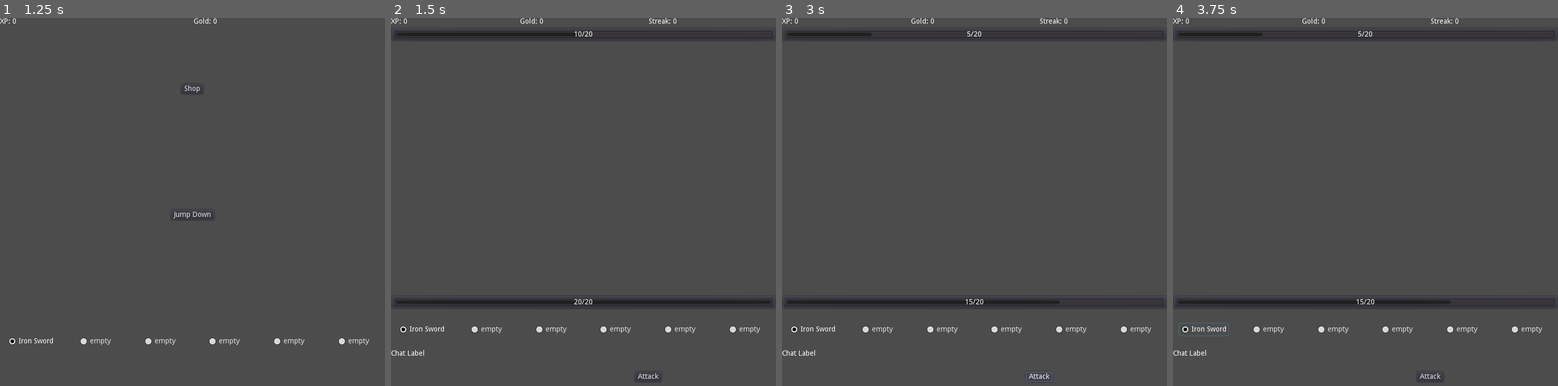
Above: before the commit, frames 1-4 (left to right).
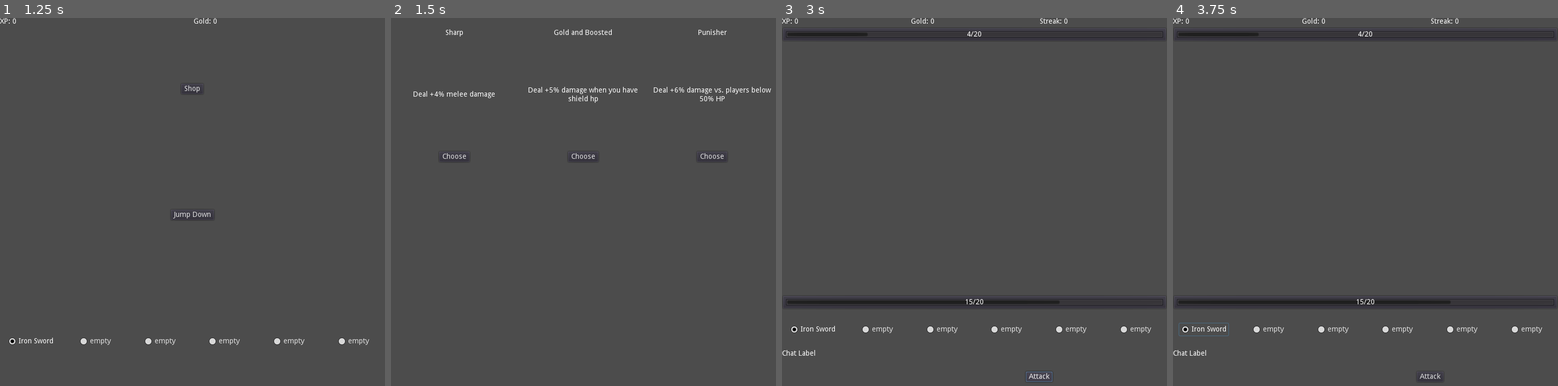
Above: after the commit, the same moments.

Repository: SirDogeGD/projects
Game: Godot game, scene res://scenes/main.tscn
Same seed, same stepped clock (60 frames per second), same inputs: the game is played once before the commit and once after it.
Inputs (mouse positions are in pixels of both pictures, inside the frame that each line leads up to):
- Up to frame 1 (1.25 s): click "Start" at 0.5 s
- Up to frame 2 (1.5 s): click "Jump Down" at 1.25 s
- Up to frame 3 (3 s): click (843, 157) at 2 s, where only the run after the commit has a clickable "Choose"; click "Attack" at 2.75 s
- Up to frame 4 (3.75 s): click "Iron Sword" at 3.5 s

Frame 1 is identical in both runs. In frame 2, 4.4% of the frame differs, in the area x 0-100%, y 0-99%; in frame 3, less than 0.1%; in frame 4, less than 0.1%.

Commit message:
Perks update
added perk choice menu and scenehandler, player now chooses a perk before first fight

Diff:
--- a/idlegame/project.godot
+++ b/idlegame/project.godot
@@ -28,6 +28,7 @@
 guy="res://scripts/guy.gd"
 heal_perks="*res://scripts/heal_perks.gd"
 perk_info="*res://scripts/perk_info.gd"
+scene_handler="*res://scripts/scene_handler.gd"
 
 [display]
 
--- a/idlegame/scenes/choice.tscn
+++ /dev/null
@@ -1,18 +0,0 @@
-[gd_scene format=2]
-
-[node name="Control" type="Control"]
-anchor_right = 1.0
-anchor_bottom = 1.0
-__meta__ = {
-"_edit_use_anchors_": false
-}
-
-[node name="GridContainer" type="GridContainer" parent="."]
-margin_right = 750.0
-margin_bottom = 753.0
-size_flags_horizontal = 3
-size_flags_vertical = 3
-columns = 3
-__meta__ = {
-"_edit_use_anchors_": false
-}
--- a/idlegame/scenes/perk_choose.tscn
+++ b/idlegame/scenes/perk_choose.tscn
@@ -1,10 +1,126 @@
-[gd_scene format=2]
+[gd_scene load_steps=2 format=2]
 
-[node name="Control" type="Control"]
-anchor_right = 1.0
-anchor_bottom = 1.0
-margin_right = 6.10352e-05
-margin_bottom = -450.0
+[ext_resource path="res://scripts/perk_choose.gd" type="Script" id=1]
+
+[node name="main" type="Node2D"]
+script = ExtResource( 1 )
+
+[node name="HBoxContainer" type="HBoxContainer" parent="."]
+margin_right = 750.0
+margin_bottom = 300.0
 __meta__ = {
 "_edit_use_anchors_": false
 }
+
+[node name="VBox" type="VBoxContainer" parent="HBoxContainer"]
+margin_right = 247.0
+margin_bottom = 300.0
+size_flags_horizontal = 3
+size_flags_vertical = 3
+
+[node name="LabelName" type="Label" parent="HBoxContainer/VBox"]
+margin_right = 247.0
+margin_bottom = 58.0
+size_flags_horizontal = 3
+size_flags_vertical = 3
+text = "Test"
+align = 1
+valign = 1
+
+[node name="LabelDesc" type="Label" parent="HBoxContainer/VBox"]
+margin_top = 62.0
+margin_right = 247.0
+margin_bottom = 237.0
+size_flags_horizontal = 3
+size_flags_vertical = 3
+size_flags_stretch_ratio = 3.0
+text = "Test"
+align = 1
+valign = 1
+autowrap = true
+
+[node name="ButtonChoose" type="Button" parent="HBoxContainer/VBox"]
+margin_left = 94.0
+margin_top = 260.0
+margin_right = 153.0
+margin_bottom = 280.0
+size_flags_horizontal = 4
+size_flags_vertical = 6
+text = "Choose"
+
+[node name="VBox2" type="VBoxContainer" parent="HBoxContainer"]
+margin_left = 251.0
+margin_right = 498.0
+margin_bottom = 300.0
+size_flags_horizontal = 3
+size_flags_vertical = 3
+
+[node name="LabelName" type="Label" parent="HBoxContainer/VBox2"]
+margin_right = 247.0
+margin_bottom = 58.0
+size_flags_horizontal = 3
+size_flags_vertical = 3
+text = "Test"
+align = 1
+valign = 1
+
+[node name="LabelDesc" type="Label" parent="HBoxContainer/VBox2"]
+margin_top = 62.0
+margin_right = 247.0
+margin_bottom = 237.0
+size_flags_horizontal = 3
+size_flags_vertical = 3
+size_flags_stretch_ratio = 3.0
+text = "Test"
+align = 1
+valign = 1
+autowrap = true
+
+[node name="ButtonChoose" type="Button" parent="HBoxContainer/VBox2"]
+margin_left = 94.0
+margin_top = 260.0
+margin_right = 153.0
+margin_bottom = 280.0
+size_flags_horizontal = 4
+size_flags_vertical = 6
+text = "Choose"
+
+[node name="VBox3" type="VBoxContainer" parent="HBoxContainer"]
+margin_left = 502.0
+margin_right = 750.0
+margin_bottom = 300.0
+size_flags_horizontal = 3
+size_flags_vertical = 3
+
+[node name="LabelName" type="Label" parent="HBoxContainer/VBox3"]
+margin_right = 248.0
+margin_bottom = 58.0
+size_flags_horizontal = 3
+size_flags_vertical = 3
+text = "Test"
+align = 1
+valign = 1
+
+[node name="LabelDesc" type="Label" parent="HBoxContainer/VBox3"]
+margin_top = 62.0
+margin_right = 248.0
+margin_bottom = 237.0
+size_flags_horizontal = 3
+size_flags_vertical = 3
+size_flags_stretch_ratio = 3.0
+text = "Test"
+align = 1
+valign = 1
+autowrap = true
+
+[node name="ButtonChoose" type="Button" parent="HBoxContainer/VBox3"]
+margin_left = 94.0
+margin_top = 260.0
+margin_right = 153.0
+margin_bottom = 280.0
+size_flags_horizontal = 4
+size_flags_vertical = 6
+text = "Choose"
+[connection signal="pressed" from="HBoxContainer/VBox/ButtonChoose" to="." method="c1"]
+[connection signal="pressed" from="HBoxContainer/VBox2/ButtonChoose" to="." method="c2"]
+[connection signal="pressed" from="HBoxContainer/VBox3/ButtonChoose" to="." method="c3"]
--- a/idlegame/scripts/camp.gd
+++ b/idlegame/scripts/camp.gd
@@ -11,7 +11,7 @@
 	$C1/VC/CCInv/Control.fill()
 
 func _on_ButtonJD_pressed():
-	get_tree().change_scene("res://scenes/fight.tscn")
+	scene_handler.next_scene()
 
 func _on_ButtonSh_pressed():
 	get_tree().change_scene("res://scenes/shop.tscn")
--- a/idlegame/scripts/fight.gd
+++ b/idlegame/scripts/fight.gd
@@ -9,6 +9,8 @@
 	new_enemy()
 	update_stats()
 	var perks = you.get_perks()
+
+	perk_info.make_choice()
 
 func update_stats():
 	$C1/TB/LXP.set_text("XP: " + String(stats.xp))
@@ -77,7 +79,7 @@
 #	weapon base dmg perks
 	dmg = p.offensive_one(a, b, dmg)
 #	weapon multi perks
-#	TODO
+	dmg = p.offensive_two(a, b, dmg)
 #	dmg boost shop upgrade
 	var dict = a.get_upgrades()
 	var boost = 1 + dict["dmgboost"]/100
--- a/idlegame/scripts/guy.gd
+++ b/idlegame/scripts/guy.gd
@@ -21,7 +21,6 @@
 }
 
 func _ready():
-#	self.perks.append(0)
 	pass
 
 func get_hp():
--- /dev/null
+++ b/idlegame/scripts/perk_choose.gd
@@ -0,0 +1,27 @@
+extends Node2D
+
+func _ready():
+	perk_info.make_choice()
+	update_perks()
+
+func choose(num):
+	you.perks.append(perk_info.choice[num])
+	scene_handler.next_scene()
+	print(you.perks)
+
+func c1():
+	choose(0)
+
+func c2():
+	choose(1)
+
+func c3():
+	choose(2)
+
+func update_perks():
+	$HBoxContainer/VBox/LabelName.set_text(perk_info.perkinfo(perk_info.choice[0]).get_name())
+	$HBoxContainer/VBox/LabelDesc.set_text(perk_info.perkinfo(perk_info.choice[0]).get_desc())
+	$HBoxContainer/VBox2/LabelName.set_text(perk_info.perkinfo(perk_info.choice[1]).get_name())
+	$HBoxContainer/VBox2/LabelDesc.set_text(perk_info.perkinfo(perk_info.choice[1]).get_desc())
+	$HBoxContainer/VBox3/LabelName.set_text(perk_info.perkinfo(perk_info.choice[2]).get_name())
+	$HBoxContainer/VBox3/LabelDesc.set_text(perk_info.perkinfo(perk_info.choice[2]).get_desc())
--- a/idlegame/scripts/perk_info.gd
+++ b/idlegame/scripts/perk_info.gd
@@ -1,6 +1,7 @@
 extends Node
 
 var perkfile = load("res://scripts/perk.gd")
+var choice = [1, 2, 3]
 
 func perkinfo(id):
 	match id:
@@ -22,3 +23,21 @@
 	perkinfo.set_name(n)
 	perkinfo.set_desc(d)
 	return perkinfo
+
+func make_choice():
+	var array_pool = []
+	var default_perks = [1, 2, 3, 4, 5]
+#	add perks to pool
+	array_pool += default_perks
+#	remove perks player already has
+	for x in you.perks:
+		if array_pool.has(x):
+			array_pool.erase(x)
+#	get random perks from pool
+	randomize()
+	array_pool.shuffle()
+	choice.clear()
+	choice.append(array_pool[0])
+	choice.append(array_pool[1])
+	choice.append(array_pool[2])
+	return choice
--- /dev/null
+++ b/idlegame/scripts/scene_handler.gd
@@ -0,0 +1,21 @@
+extends Node
+
+var count = 0
+var perks = 0
+
+func next_scene():
+	count += 1
+	if(is_perk()):
+		perks += 1
+		get_tree().change_scene("res://scenes/perk_choose.tscn")
+	else:
+		get_tree().change_scene("res://scenes/fight.tscn")
+
+func is_perk():
+	if(perks < you.max_perks):
+		return true
+	return false
+
+func reset():
+	count = 0
+	perks = 0
--- a/idlegame/scripts/you.gd
+++ b/idlegame/scripts/you.gd
@@ -1,6 +1,7 @@
 extends "res://scripts/guy.gd"
 
 var selected = 0
+var max_perks = 1
 
 func _ready():
 	create_empty_inv()
@@ -10,6 +11,8 @@
 	get_tree().change_scene("res://scenes/camp.tscn")
 	current_hp = hp
 	remove_on_death()
+	perks.clear()
+	scene_handler.reset()
 
 func kill():
 	you.streak += 1
